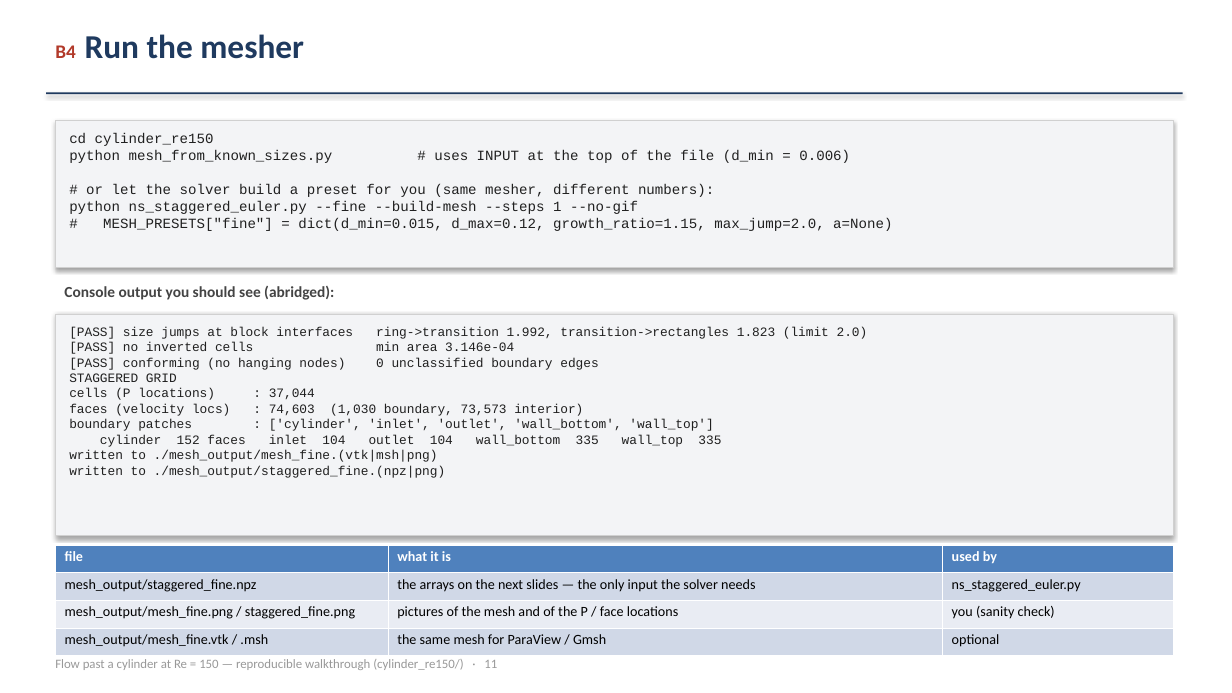
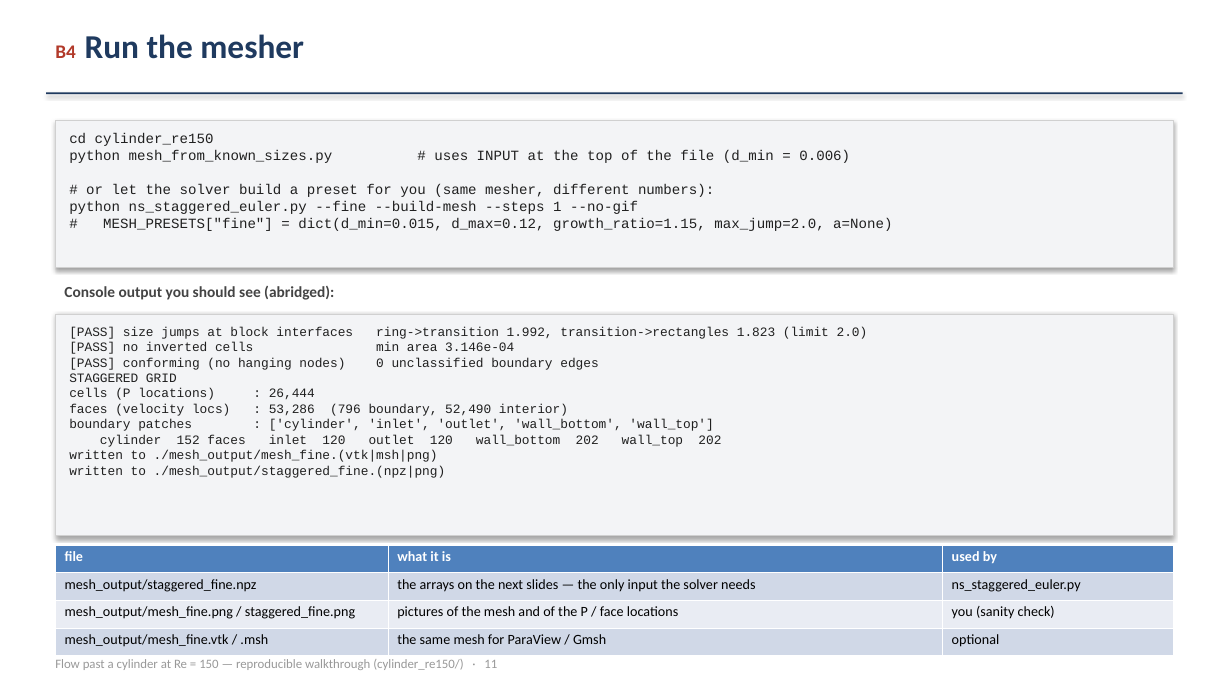
Before and after one commit to ichanwaheng/LES_working, a slide deck: slide 11 of cylinder_re150/demo/ns_staggered_tutorial.pptx. Drawn at 1232x693 pixels with LibreOffice and Linux fonts; fonts in the diff are those of the drawing. Boxes give left, top, right and bottom in pixels: in the first picture for what was removed or moved away, otherwise in the second. Text is boxed around its words. In the diff, an @@ line names an element or a change of style, - is before the commit and + after.

```diff
--- a/cylinder_re150/demo/ns_staggered_tutorial.pptx
+++ b/cylinder_re150/demo/ns_staggered_tutorial.pptx
@@ text in rectangle at [69, 388, 568, 416]: text changed @@
-cells (P locations) : 37,044
-faces (velocity locs) : 74,603 (1,030 boundary, 73,573 interior)
+cells (P locations) : 26,444
+faces (velocity locs) : 53,286 (796 boundary, 52,490 interior)
@@ text in rectangle at [100, 434, 721, 447]: text changed @@
-cylinder 152 faces inlet 104 outlet 104 wall_bottom 335 wall_top 335
+cylinder 152 faces inlet 120 outlet 120 wall_bottom 202 wall_top 202
```
Also in this commit, not shown: 23 other slides changed, 10 other files.
